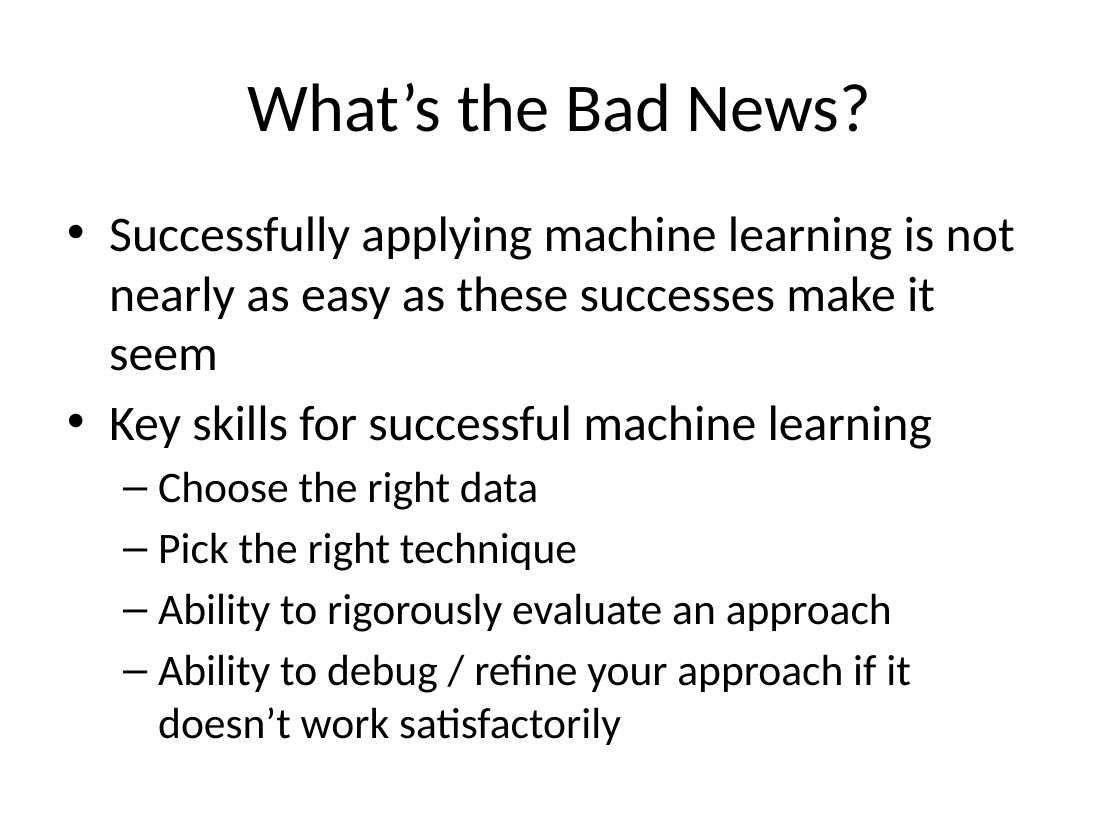
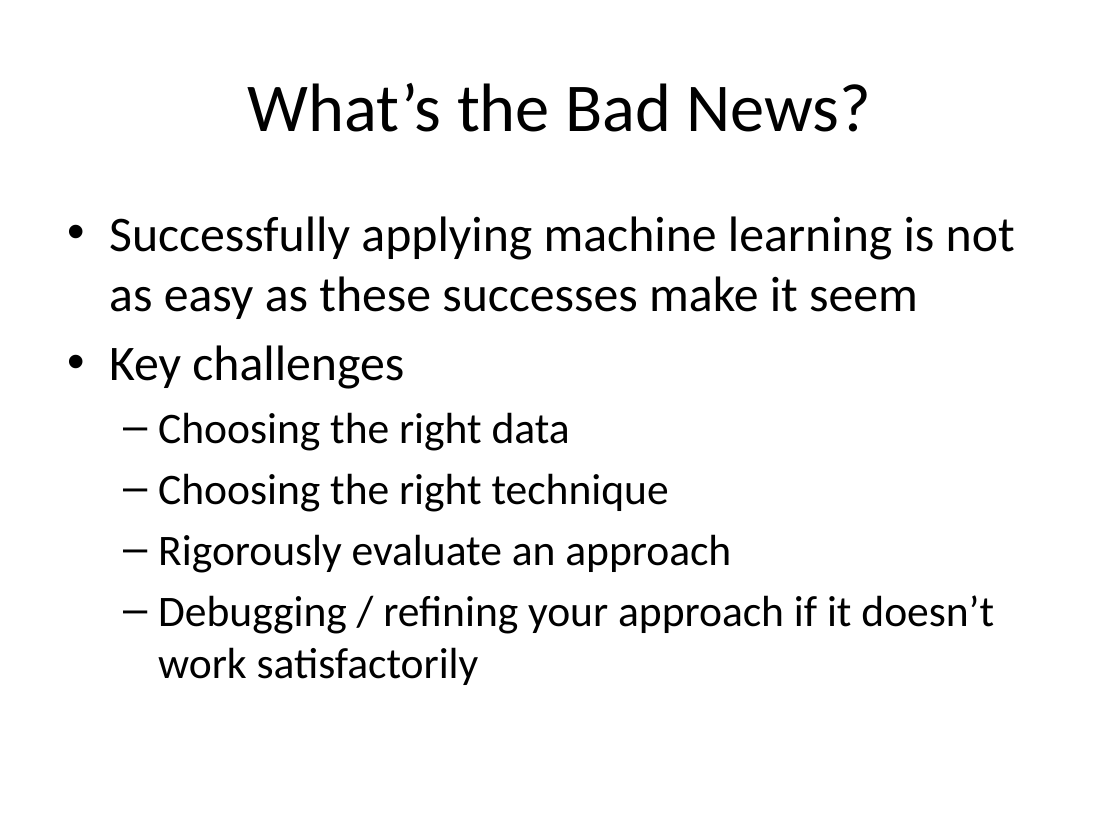
Before and after one commit to paulruvolo/DataScienceMaterials, a slide deck: slide 12 of machine_learning_lecture_1/slides_ml_01.pptx. Drawn at 1120x840 pixels with LibreOffice and Linux fonts; fonts in the diff are those of the drawing. Boxes give left, top, right and bottom in pixels: in the first picture for what was removed or moved away, otherwise in the second. Text is boxed around its words. In the diff, an @@ line names an element or a change of style, - is before the commit and + after.

Commit message:
ML lecture slides

```diff
--- a/machine_learning_lecture_1/slides_ml_01.pptx
+++ b/machine_learning_lecture_1/slides_ml_01.pptx
@@ text at [109, 216, 1015, 685]: text changed @@
-• Successfully applying machine learning is not nearly as easy as these successes make it seem
-• Key skills for successful machine learning
-  – Choose the right data
-  – Pick the right technique
-  – Ability to rigorously evaluate an approach
-  – Ability to debug / refine your approach if it doesn’t work satisfactorily
+• Successfully applying machine learning is not as easy as these successes make it seem
+• Key challenges
+  – Choosing the right data
+  – Choosing the right technique
+  – Rigorously evaluate an approach
+  – Debugging / refining your approach if it doesn’t work satisfactorily
```
Also in this commit, not shown: 6 other slides changed, 3 slides added, 1 slide removed.
